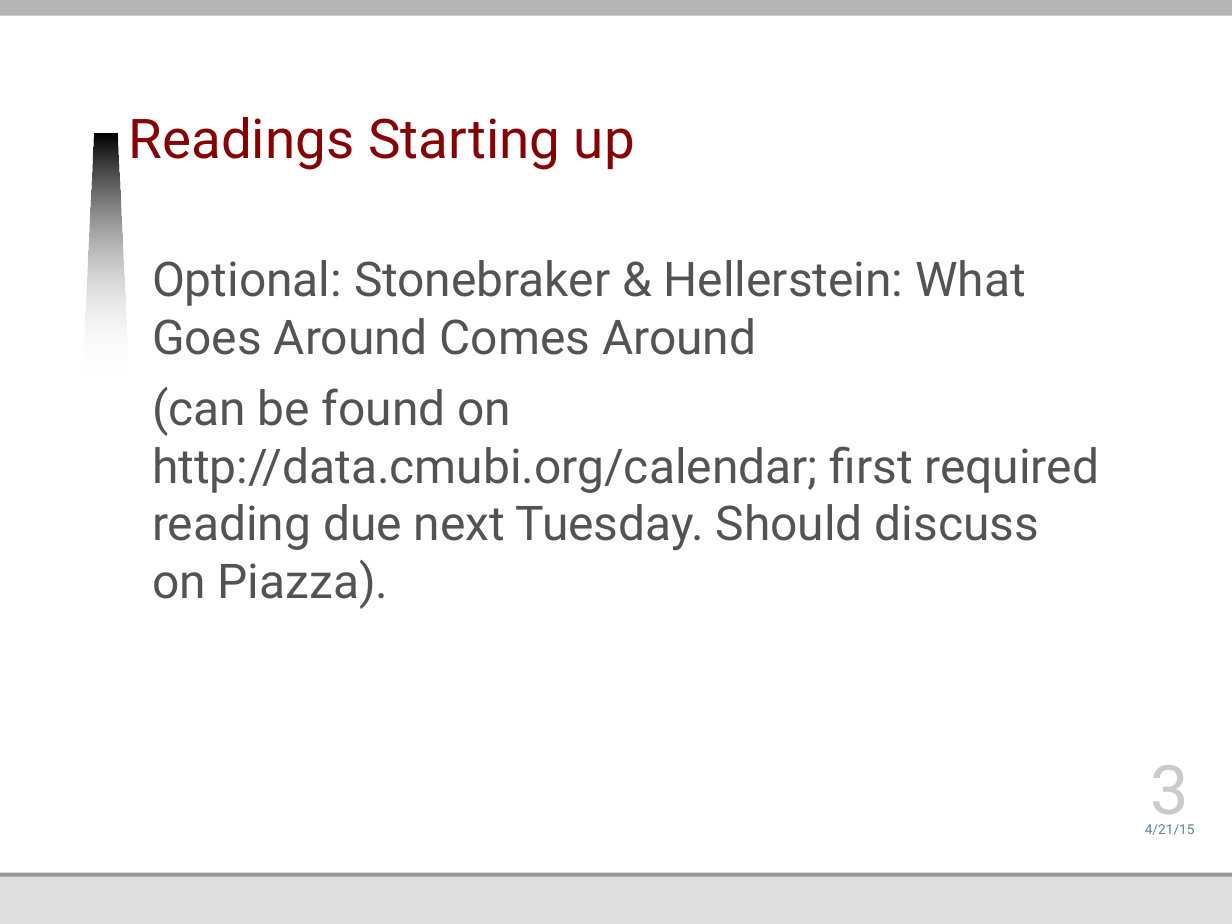
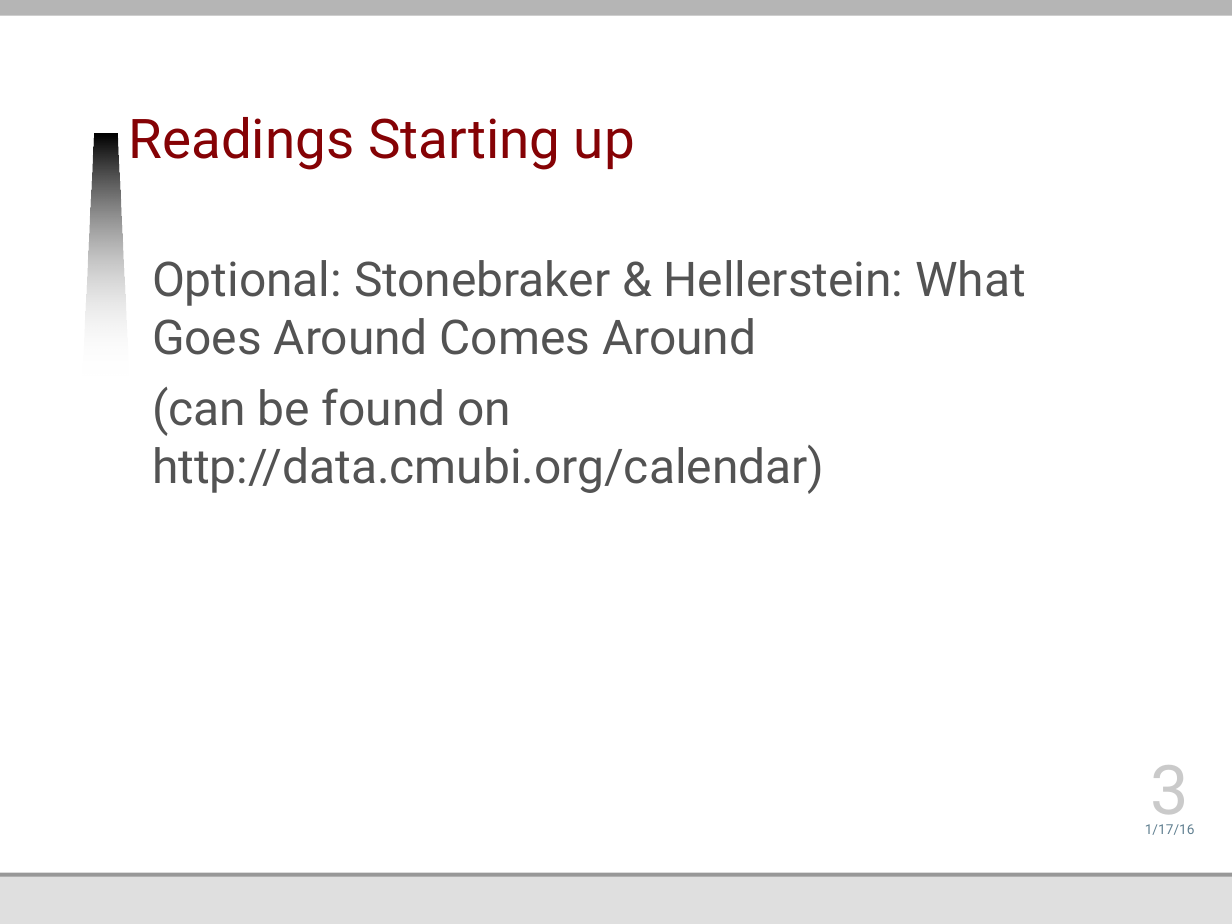
Before and after one commit to jmankoff/data, a slide deck: slide 3 of Lectures/3 Data Storage.pptx. Drawn at 1232x924 pixels with LibreOffice and Linux fonts; fonts in the diff are those of the drawing; background and template pictures are left out. Boxes give left, top, right and bottom in pixels: in the first picture for what was removed or moved away, otherwise in the second. Text is boxed around its words. In the diff, an @@ line names an element or a change of style, - is before the commit and + after.

```diff
--- a/Lectures/3 Data Storage.pptx
+++ b/Lectures/3 Data Storage.pptx
@@ text at <box>152,387,824,494</box>: text changed @@
-(can be found on http://data.cmubi.org/calendar; first required reading due next Tuesday. Should discuss on Piazza).
+(can be found on http://data.cmubi.org/calendar)
@@ text at <box>1145,824,1195,835</box>: text changed @@
-4/21/15
+1/17/16
```
Also in this commit, not shown: 33 other slides changed, 1 slide added.
